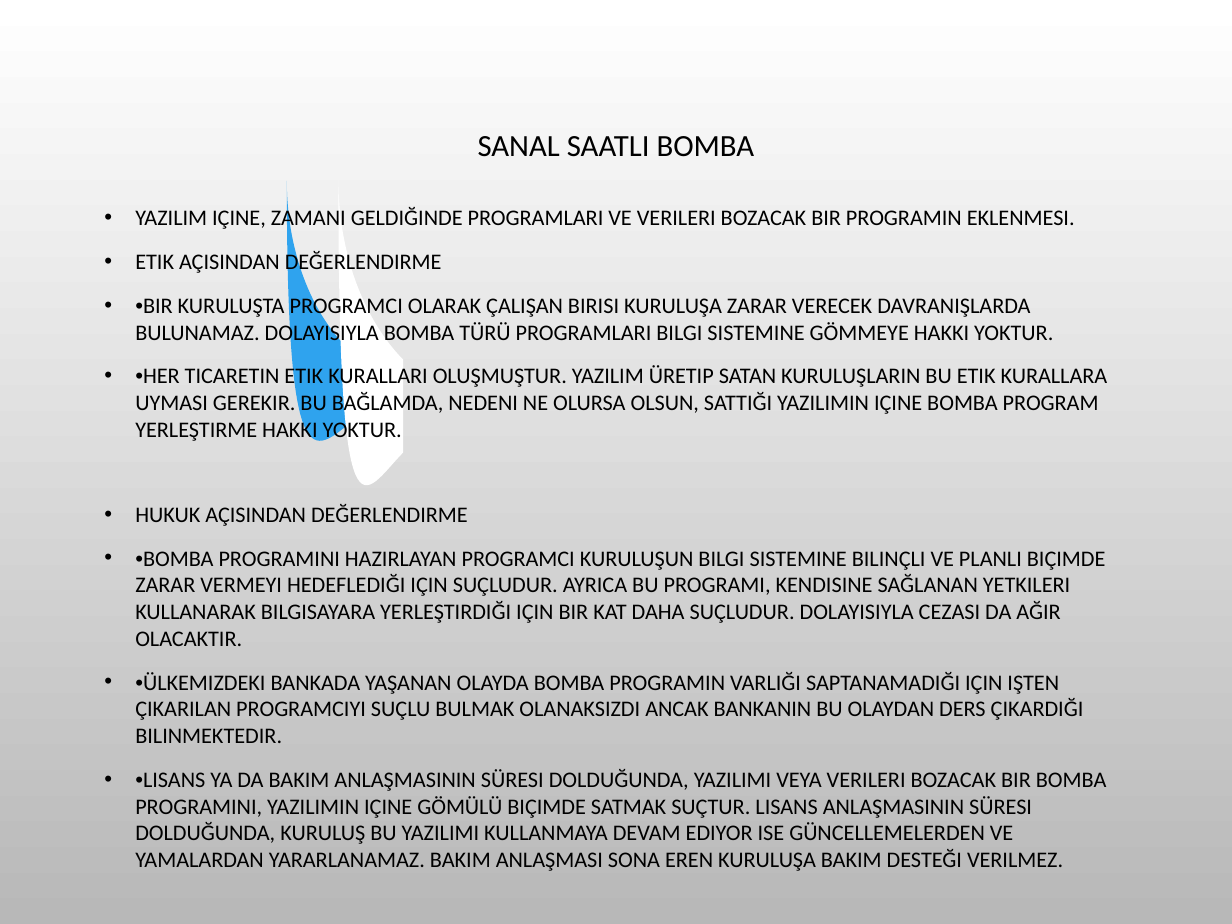
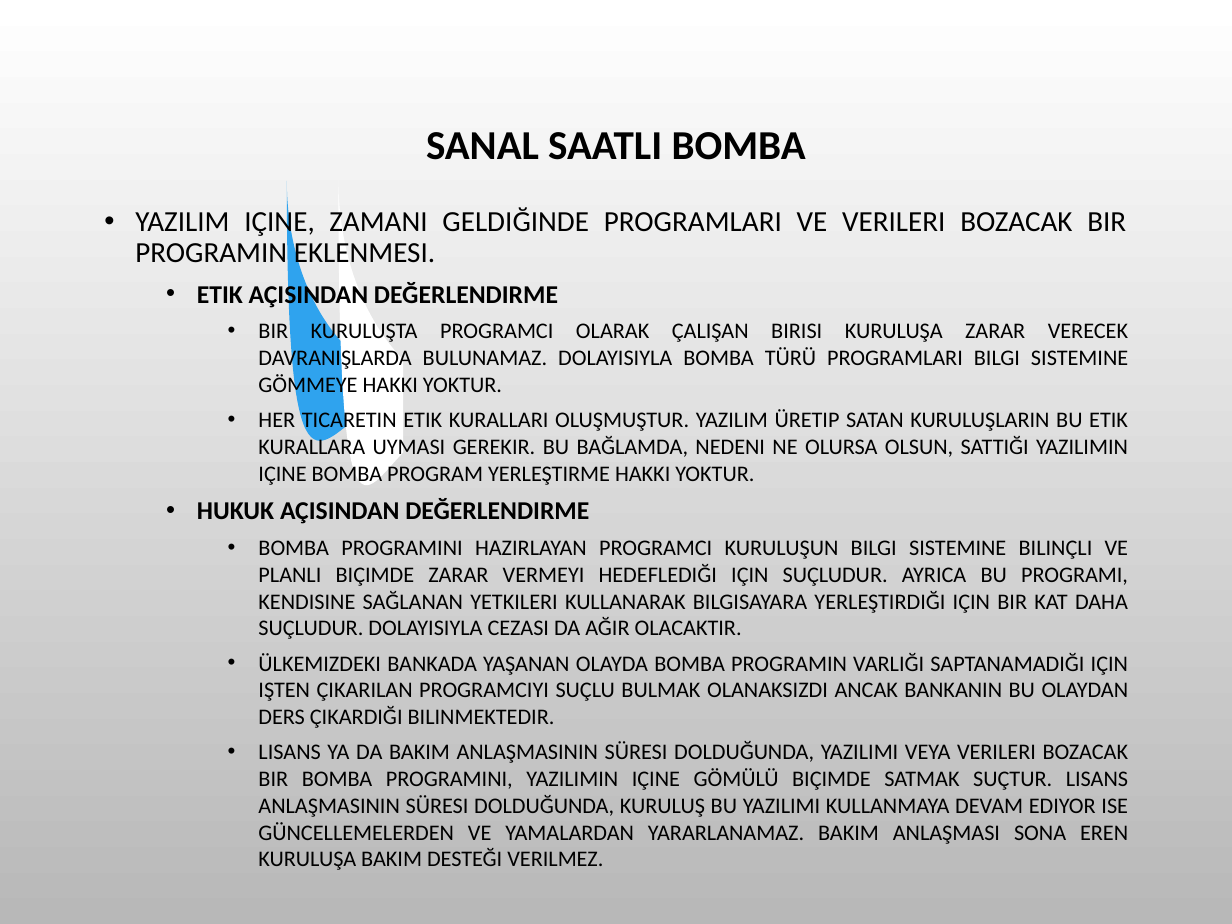
Before and after one commit to SevdanurGENC/20-21-Lecture-Notes, a slide deck: slide 10 of Bilişim Etiği ve Hukuku/3. Bolum - Meslek Etigi.ppt. Drawn at 1232x924 pixels with LibreOffice and Linux fonts; fonts in the diff are those of the drawing; background and template pictures are left out. Boxes give left, top, right and bottom in pixels: in the first picture for what was removed or moved away, otherwise in the second. Text is boxed around its words. In the diff, an @@ line names an element or a change of style, - is before the commit and + after.

```diff
--- a/Bilişim Etiği ve Hukuku/3. Bolum - Meslek Etigi.ppt
+++ b/Bilişim Etiği ve Hukuku/3. Bolum - Meslek Etigi.ppt
@@ title "SANAL SAATLI BOMBA" at (426, 132, 806, 160): size 18 to 24 pt, bold on @@
@@ text at (135, 206, 1126, 524): size 13 to 17 pt in "YAZILIM IÇINE, ZAMANI GELDIĞINDE PROGRAMLARI VE VERILERI ..."; size 13 to 15 pt, bold on in "ETIK AÇISINDAN DEĞERLENDIRME", "HUKUK AÇISINDAN DEĞERLENDIRME"; alignment left to justified; list level 1 to 2 in "ETIK AÇISINDAN DEĞERLENDIRME"; list level 1 to 2 in "HUKUK AÇISINDAN DEĞERLENDIRME" @@
@@ text at (258, 320, 1128, 485): text changed @@
-• •BIR KURULUŞTA PROGRAMCI OLARAK ÇALIŞAN BIRISI KURULUŞA ZARAR VERECEK DAVRANIŞLARDA BULUNAMAZ. DOLAYISIYLA BOMBA TÜRÜ PROGRAMLARI BILGI SISTEMINE GÖMMEYE HAKKI YOKTUR.
-• •HER TICARETIN ETIK KURALLARI OLUŞMUŞTUR. YAZILIM ÜRETIP SATAN KURULUŞLARIN BU ETIK KURALLARA UYMASI GEREKIR. BU BAĞLAMDA, NEDENI NE OLURSA OLSUN, SATTIĞI YAZILIMIN IÇINE BOMBA PROGRAM YERLEŞTIRME HAKKI YOKTUR.
+    • BIR KURULUŞTA PROGRAMCI OLARAK ÇALIŞAN BIRISI KURULUŞA ZARAR VERECEK DAVRANIŞLARDA BULUNAMAZ. DOLAYISIYLA BOMBA TÜRÜ PROGRAMLARI BILGI SISTEMINE GÖMMEYE HAKKI YOKTUR.
+    • HER TICARETIN ETIK KURALLARI OLUŞMUŞTUR. YAZILIM ÜRETIP SATAN KURULUŞLARIN BU ETIK KURALLARA UYMASI GEREKIR. BU BAĞLAMDA, NEDENI NE OLURSA OLSUN, SATTIĞI YAZILIMIN IÇINE BOMBA PROGRAM YERLEŞTIRME HAKKI YOKTUR.
@@ text at (258, 540, 1129, 870): text changed @@
-• •BOMBA PROGRAMINI HAZIRLAYAN PROGRAMCI KURULUŞUN BILGI SISTEMINE BILINÇLI VE PLANLI BIÇIMDE ZARAR VERMEYI HEDEFLEDIĞI IÇIN SUÇLUDUR. AYRICA BU PROGRAMI, KENDISINE SAĞLANAN YETKILERI KULLANARAK BILGISAYARA YERLEŞTIRDIĞI IÇIN BIR KAT DAHA SUÇLUDUR. DOLAYISIYLA CEZASI DA AĞIR OLACAKTIR.
-• •ÜLKEMIZDEKI BANKADA YAŞANAN OLAYDA BOMBA PROGRAMIN VARLIĞI SAPTANAMADIĞI IÇIN IŞTEN ÇIKARILAN PROGRAMCIYI SUÇLU BULMAK OLANAKSIZDI ANCAK BANKANIN BU OLAYDAN DERS ÇIKARDIĞI BILINMEKTEDIR.
-• •LISANS YA DA BAKIM ANLAŞMASININ SÜRESI DOLDUĞUNDA, YAZILIMI VEYA VERILERI BOZACAK BIR BOMBA PROGRAMINI, YAZILIMIN IÇINE GÖMÜLÜ BIÇIMDE SATMAK SUÇTUR. LISANS ANLAŞMASININ SÜRESI DOLDUĞUNDA, KURULUŞ BU YAZILIMI KULLANMAYA DEVAM EDIYOR ISE GÜNCELLEMELERDEN VE YAMALARDAN YARARLANAMAZ. BAKIM ANLAŞMASI SONA EREN KURULUŞA BAKIM DESTEĞI VERILMEZ.
+    • BOMBA PROGRAMINI HAZIRLAYAN PROGRAMCI KURULUŞUN BILGI SISTEMINE BILINÇLI VE PLANLI BIÇIMDE ZARAR VERMEYI HEDEFLEDIĞI IÇIN SUÇLUDUR. AYRICA BU PROGRAMI, KENDISINE SAĞLANAN YETKILERI KULLANARAK BILGISAYARA YERLEŞTIRDIĞI IÇIN BIR KAT DAHA SUÇLUDUR. DOLAYISIYLA CEZASI DA AĞIR OLACAKTIR.
+    • ÜLKEMIZDEKI BANKADA YAŞANAN OLAYDA BOMBA PROGRAMIN VARLIĞI SAPTANAMADIĞI IÇIN IŞTEN ÇIKARILAN PROGRAMCIYI SUÇLU BULMAK OLANAKSIZDI ANCAK BANKANIN BU OLAYDAN DERS ÇIKARDIĞI BILINMEKTEDIR.
+    • LISANS YA DA BAKIM ANLAŞMASININ SÜRESI DOLDUĞUNDA, YAZILIMI VEYA VERILERI BOZACAK BIR BOMBA PROGRAMINI, YAZILIMIN IÇINE GÖMÜLÜ BIÇIMDE SATMAK SUÇTUR. LISANS ANLAŞMASININ SÜRESI DOLDUĞUNDA, KURULUŞ BU YAZILIMI KULLANMAYA DEVAM EDIYOR ISE GÜNCELLEMELERDEN VE YAMALARDAN YARARLANAMAZ. BAKIM ANLAŞMASI SONA EREN KURULUŞA BAKIM DESTEĞI VERILMEZ.
```
Also in this commit, not shown: 18 other slides changed, 3 other files.
